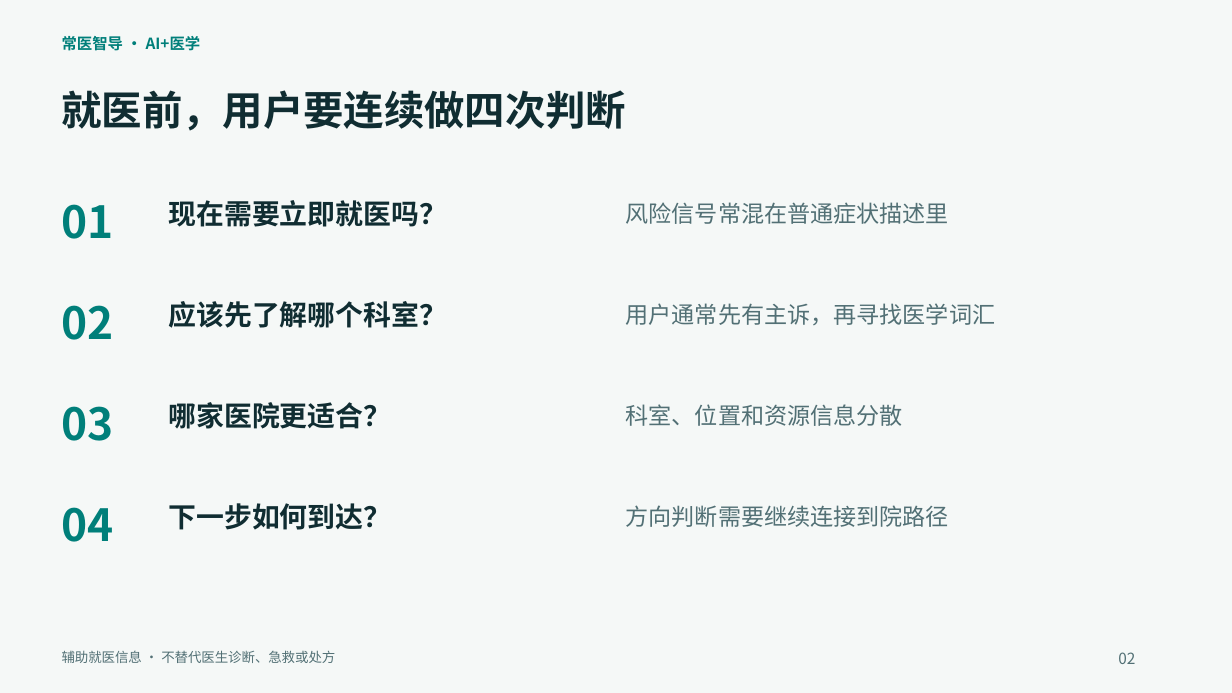
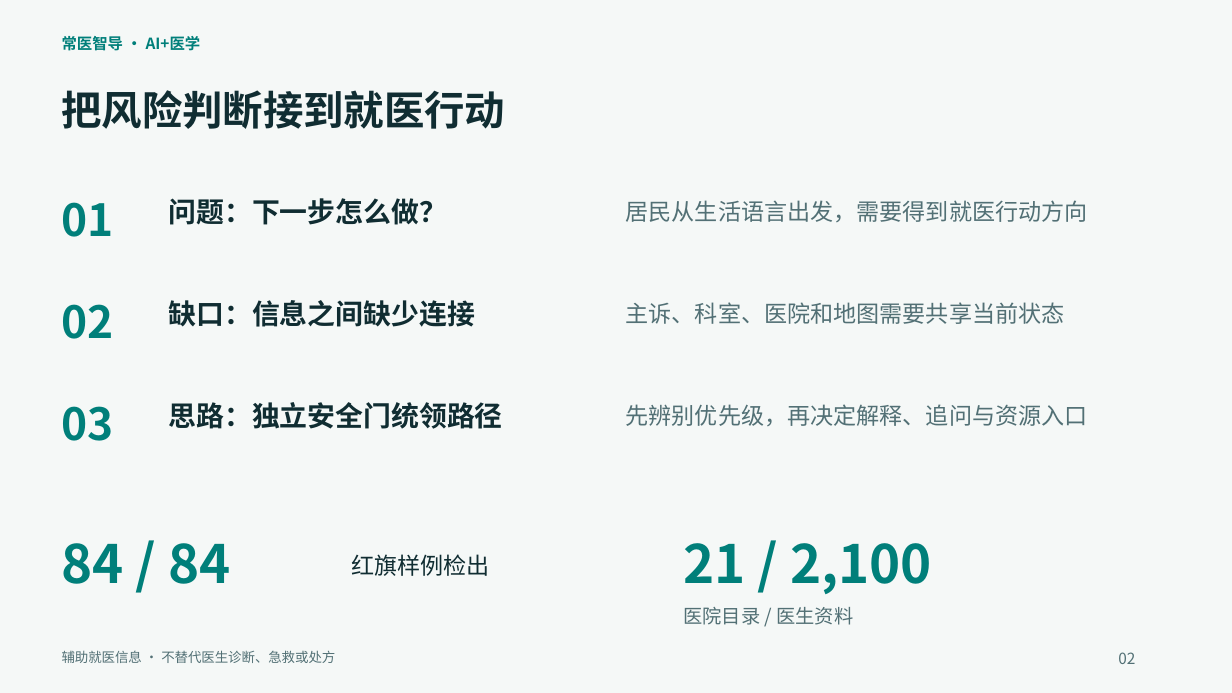
Before and after one commit to wenxvn/changyi, a slide deck: slide 2 of 参赛资料/常医智导_参赛答辩.pptx. Drawn at 1232x693 pixels with LibreOffice and Linux fonts; fonts in the diff are those of the drawing. Boxes give left, top, right and bottom in pixels: in the first picture for what was removed or moved away, otherwise in the second. Text is boxed around its words. In the diff, an @@ line names an element or a change of style, - is before the commit and + after.

```diff
--- a/参赛资料/常医智导_参赛答辩.pptx
+++ b/参赛资料/常医智导_参赛答辩.pptx
@@ text at (62,90,506,129): text changed @@
-就医前，用户要连续做四次判断
+把风险判断接到就医行动
@@ text at (168,198,447,225): text changed @@
-现在需要立即就医吗？
+问题：下一步怎么做？
@@ text at (626,200,1088,222): text changed @@
-风险信号常混在普通症状描述里
+居民从生活语言出发，需要得到就医行动方向
@@ text at (168,300,475,327): text changed @@
-应该先了解哪个科室？
+缺口：信息之间缺少连接
@@ text at (626,302,1065,324): text changed @@
-用户通常先有主诉，再寻找医学词汇
+主诉、科室、医院和地图需要共享当前状态
@@ text at (168,402,502,429): text changed @@
-哪家医院更适合？
+思路：独立安全门统领路径
@@ text at (626,404,1088,426): text changed @@
-科室、位置和资源信息分散
+先辨别优先级，再决定解释、追问与资源入口
@@ text removed at (62,507,114,542) @@
-04
@@ text added at (62,543,230,584), 41.2 pt, text #007F7A, bold @@
+84 / 84
@@ text at (351,554,490,576): text changed; size 21.8 to 18 pt; bold off @@
-下一步如何到达？
+红旗样例检出
@@ text at (683,543,932,594): text changed; size 18 to 41.2 pt; text colour #527075 to #007F7A; bold on @@
-方向判断需要继续连接到院路径
+21 / 2,100
@@ text added at (683,607,853,625), 15 pt, text #527075 @@
+医院目录 / 医生资料
```
Also in this commit, not shown: 12 other slides changed, 5 slides added, 5 slides removed, 6 other files.
